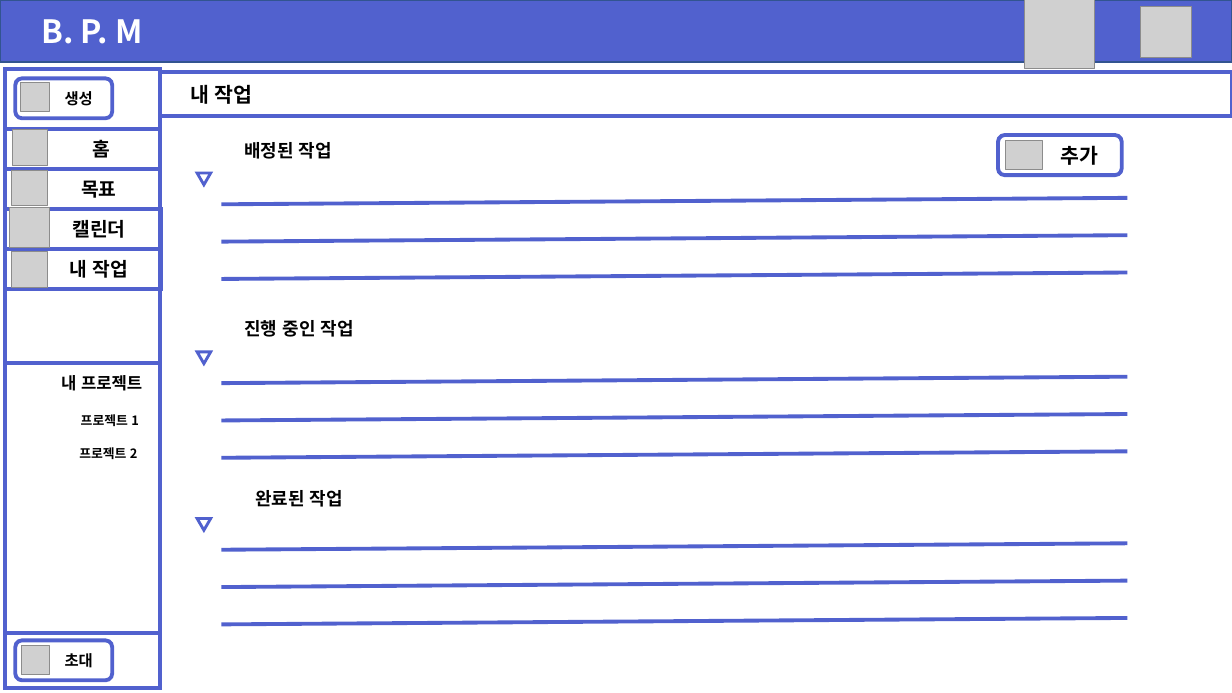
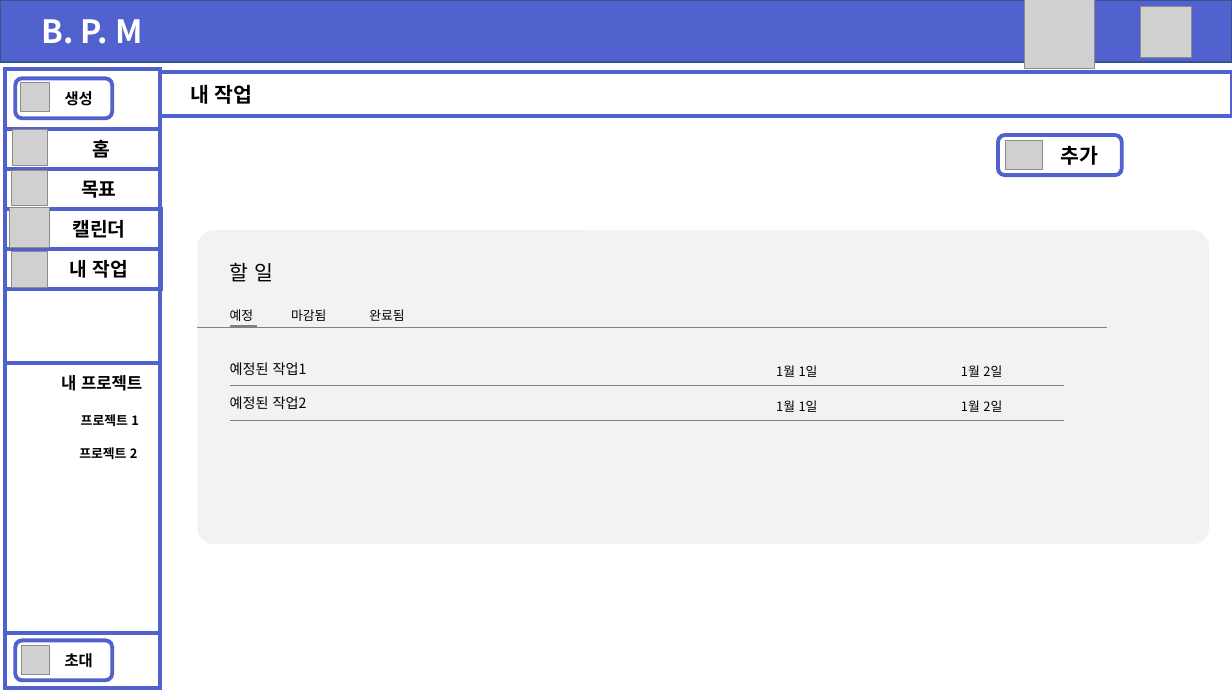
Before and after one commit to ShinHyeonSeong/Final, a slide deck: slide 9 of 기획 UI/UI/UI.pptx (slide 7 before the commit). Drawn at 1232x693 pixels with LibreOffice and Linux fonts; fonts in the diff are those of the drawing; grey boxes stand for pictures. Boxes give left, top, right and bottom in pixels: in the first picture for what was removed or moved away, otherwise in the second. Text is boxed around its words. In the diff, an @@ line names an element or a change of style, - is before the commit and + after.

```diff
--- a/기획 UI/UI/UI.pptx
+++ b/기획 UI/UI/UI.pptx
@@ triangle removed at (x1=197, y1=173, x2=211, y2=185) @@
@@ line removed from (222, 204) to (1128, 198) @@
@@ rounded rectangle added at (x1=198, y1=230, x2=1210, y2=544), fill #F2F2F2 @@
@@ line removed from (222, 242) to (1128, 236) @@
@@ text added at (x1=230, y1=263, x2=273, y2=282), 16 pt, text #000000 @@
+할 일
@@ line moved from (222, 279) - (1128, 273) to (198, 327) - (1107, 327) @@
@@ line (198, 327) - (1107, 327): stroke #5161CE 3 pt to #808080 0.5 pt @@
@@ text added at (x1=230, y1=309, x2=254, y2=321), 10 pt, text #000000 @@
+예정
@@ line added from (230, 326) to (257, 326), #808080 1.5 pt @@
@@ text removed at (x1=244, y1=320, x2=354, y2=337) @@
-진행 중인 작업
@@ text added at (x1=291, y1=309, x2=326, y2=321), 10 pt, text #000000 @@
+마감됨
@@ text added at (x1=369, y1=309, x2=404, y2=321), 10 pt, text #000000 @@
+완료됨
@@ triangle removed at (x1=197, y1=352, x2=211, y2=364) @@
@@ text "예정된 작업1" at (x1=230, y1=362, x2=307, y2=375): vertical alignment middle to top @@
@@ line moved from (222, 384) - (1128, 377) to (230, 385) - (1064, 385) @@
@@ line (230, 385) - (1064, 385): stroke #5161CE 3 pt to #808080 0.5 pt @@
@@ text at (x1=230, y1=362, x2=307, y2=375): text changed; size 14 to 11 pt; bold off @@
-배정된 작업
+예정된 작업1
@@ text added at (x1=776, y1=365, x2=1002, y2=377), 10 pt, text #000000 @@
+1월 1일 1월 2일
@@ text added at (x1=230, y1=396, x2=307, y2=409), 11 pt, text #000000 @@
+예정된 작업2
@@ text added at (x1=776, y1=400, x2=1002, y2=412), 10 pt, text #000000 @@
+1월 1일 1월 2일
@@ line moved from (222, 421) - (1128, 414) to (230, 420) - (1064, 420) @@
@@ line (230, 420) - (1064, 420): stroke #5161CE 3 pt to #808080 0.5 pt @@
@@ line removed from (222, 457) to (1128, 451) @@
@@ text removed at (x1=255, y1=490, x2=343, y2=507) @@
-완료된 작업
@@ triangle removed at (x1=197, y1=518, x2=211, y2=531) @@
@@ line removed from (222, 550) to (1128, 543) @@
@@ line removed from (222, 587) to (1128, 580) @@
@@ line removed from (222, 625) to (1128, 618) @@
```
Also in this commit, not shown: 6 other slides changed, 7 slides added, 14 other files.
